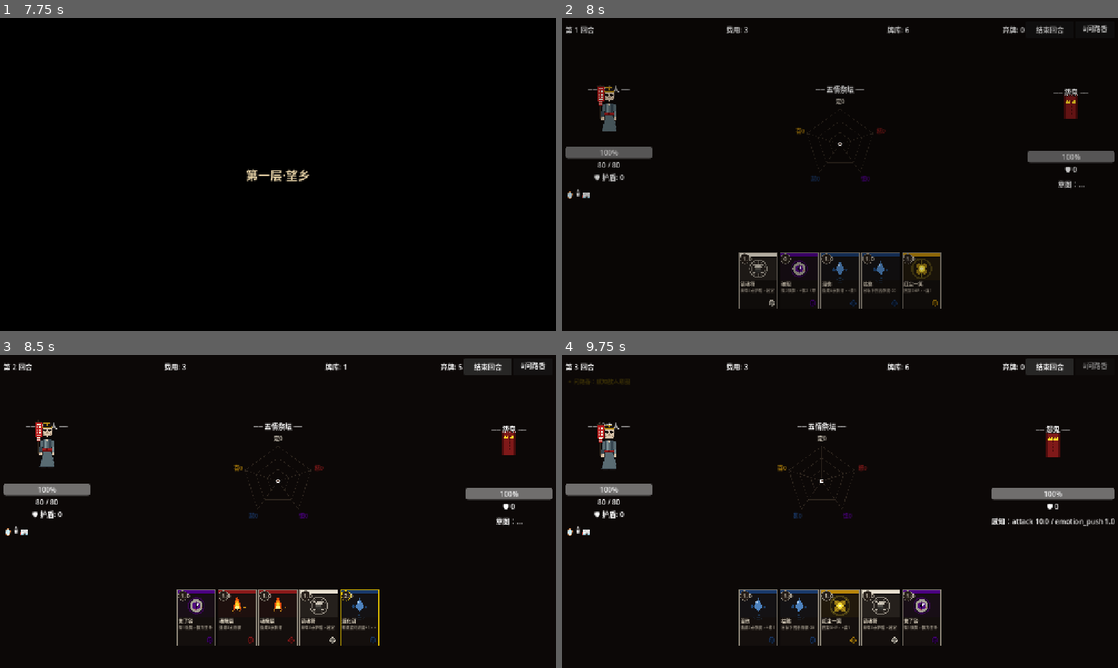
Above: before the commit, frames 1-4 (two rows, left to right).
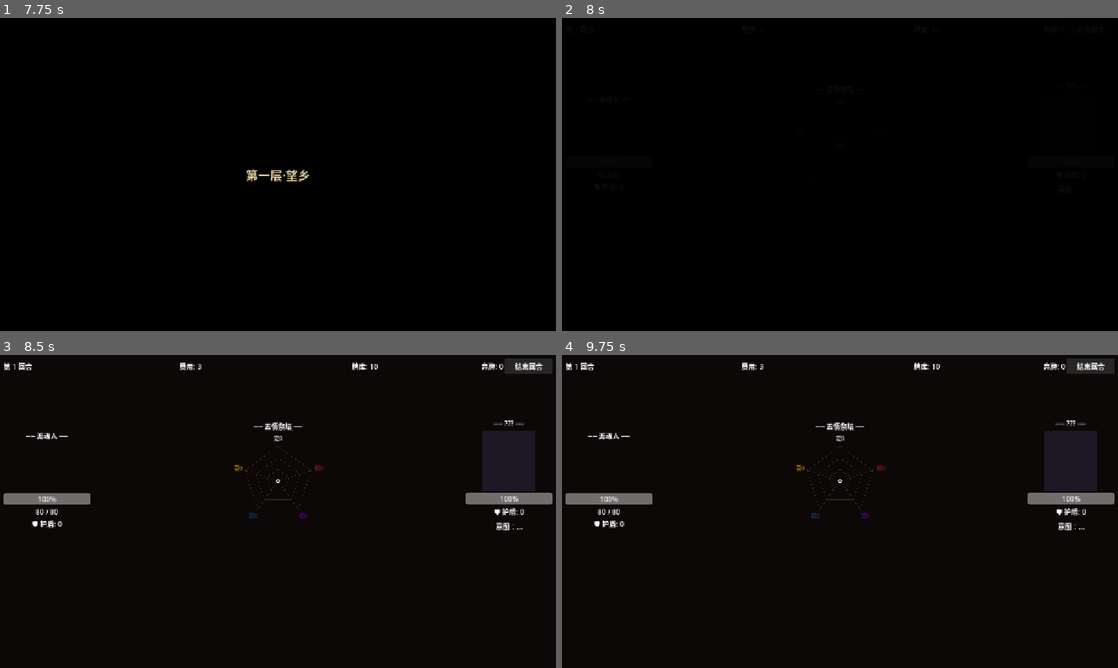
Above: after the commit, the same moments.

Repository: qianhua76123-pixel/soul-ferry
Game: Godot game, scene res://scenes/MainMenu.tscn
Two runs of this game, one before a commit and one after it. Both use one fixed random seed, a clock stepped at 60 frames per second and the inputs below.
Inputs (mouse positions are in pixels of both pictures, inside the frame that each line leads up to):
- Up to frame 1 (7.75 s): tap Enter at 0.5 s; move the mouse to (400, 158) at 0.52 s; click (400, 158) at 0.67 s; move the mouse to (166, 190) at 1.27 s; click (166, 190) at 1.42 s; click "踏 上 旅 途" at 2 s; click "[事] 事件" at 2.75 s; click "[事] 事件" at 3.5 s; click "「让他说完。」" at 4.25 s; click "继续前行" at 5 s; click "[店] 商店" at 5.75 s; click "[战] 战斗" at 6.5 s; click "[战] 战斗" at 7.25 s
- Up to frame 2 (8 s): no input
- Up to frame 3 (8.5 s): click "结束回合" at 8 s
- Up to frame 4 (9.75 s): click (1095, 367) at 8.75 s, where only the run before the commit has a clickable "🕯问路香"; click "结束回合" at 9.5 s

Frame 1 is identical in both runs. In frame 2, 5.6% of the frame differs, in the area x 0-100%, y 2-93%; in frame 3, 7.4%; in frame 4, 8.9%, in the area x 0-100%, y 1-93%.
Error before the commit: Invalid operands 'int' and 'float' in operator '%'. (res://scripts/battle/BattleStateMachine.gd:382)
Error after the commit: Parse Error: Expected expression for match pattern. (res://scripts/battle/BattleScene.gd:150)

Commit message:
fix: int/float 混用导致 '%' 运算符崩溃
根本原因：GDScript 的 '% ' 格式化运算符不接受 float 作为 %d 参数。
BattleStateMachine 中 effect_value * multiplier 返回 float，
被存入 result['value']，传到 _show_popup / _on_card_effect 时崩溃。

修复：
- _on_card_effect: rval = int(result.get('value', 0))
- _show_popup: value = int(result.get('value', 0))
- _update_hud: 所有 %d 格式化变量加 int() 包裹
- 护盾/HP/回合/费用/牌库数量标签全部加 int()
- EndingScene/CardRewardScene/RestScene 同类修复

Diff:
--- a/scripts/battle/BattleScene.gd
+++ b/scripts/battle/BattleScene.gd
@@ -98,7 +98,7 @@
 		_setup_boss_ui(enemy_data)
 
 func _on_player_turn_started(turn: int) -> void:
-	turn_label.text       = "第 %d 回合" % turn
+	turn_label.text       = "第 %d 回合" % int(turn)
 	end_turn_btn.disabled = false
 	du_hua_btn.visible    = false
 	disorder_warning.text = ""
@@ -140,21 +140,22 @@
 
 func _on_card_effect(_card: Dictionary, result: Dictionary) -> void:
 	enemy_hp_bar.value       = state_machine.enemy_hp
-	enemy_shield_label.text  = "🛡 %d" % state_machine.enemy_shield
-	player_shield_label.text = "🛡 %d" % state_machine.player_shield
+	enemy_shield_label.text  = "🛡 %d" % int(state_machine.enemy_shield)
+	player_shield_label.text = "🛡 %d" % int(state_machine.player_shield)
 	_update_hud()
-	# 浮字：根据效果类型选择颜色和位置
 	var rtype = result.get("type","")
-	var rval  = result.get("value", 0)
+	var rval  = int(result.get("value", 0))   # 强制 int，防止 float % int 崩溃
 	if rval > 0:
 		match rtype:
-			"attack","attack_all":
+			"attack","attack_all","attack_lifesteal","attack_dot",
+			"attack_scaling_rage","attack_all_triple","attack_and_weaken_all",
+			"shield_attack","remove_enemy_shield":
 				_spawn_enemy_damage(rval, "damage")
 				SoundManager.play_sfx("attack_hit")
-			"heal","heal_all_buffs":
+			"heal","heal_all_buffs","heal_and_draw","heal_scale_grief","mass_heal_shield":
 				_spawn_player_number(rval, "heal")
 				SoundManager.play_sfx("heal")
-			"shield":
+			"shield","shield_and_draw","reset_shield","balance_emotions":
 				_spawn_player_number(rval, "shield")
 				SoundManager.play_sfx("shield_block")
 	_show_popup(result)
@@ -224,7 +225,7 @@
 	# ── 特殊处理：烧骨片护盾直接加数值 ──
 	if relic_id == "shaogu_pian_shield_2":
 		state_machine.player_shield += 2
-		player_shield_label.text = "🛡 %d" % state_machine.player_shield
+		player_shield_label.text = "🛡 %d" % int(state_machine.player_shield)
 
 	# ── 图标闪光：找到对应 Label，做 modulate 动画 ──
 	_flash_relic_icon(relic_id)
@@ -328,7 +329,7 @@
 			var ename = EmotionManager.get_emotion_name(emotion)
 			var arrow = "↑" if diff > 0 else "↓"
 			spawn_damage_number(abs(diff), "emotion", pos,
-				"%s%s%d" % [ename, arrow, abs(diff)])
+				"%s%s%d" % [ename, arrow, int(abs(diff))])
 
 func _on_disorder_triggered(emotion: String) -> void:
 	disorder_warning.text = "⚠ %s 失调！" % EmotionManager.get_emotion_name(emotion)
@@ -343,7 +344,7 @@
 func _on_player_hp_changed(old_hp: int, new_hp: int) -> void:
 	player_hp_bar.max_value = GameState.max_hp
 	player_hp_bar.value     = new_hp
-	player_hp_label.text    = "%d / %d" % [new_hp, GameState.max_hp]
+	player_hp_label.text    = "%d / %d" % [int(new_hp), int(GameState.max_hp)]
 	# 浮字：受伤/回血
 	var diff = new_hp - old_hp
 	if diff < 0:
@@ -361,12 +362,12 @@
 		_set_player_sprite_state("dead")
 
 func _update_hud() -> void:
-	cost_label.text          = "费用: %d" % DeckManager.current_cost
-	deck_count_label.text    = "牌库: %d" % len(DeckManager.deck)
-	discard_count_label.text = "弃牌: %d" % len(DeckManager.discard_pile)
+	cost_label.text          = "费用: %d" % int(DeckManager.current_cost)
+	deck_count_label.text    = "牌库: %d" % int(len(DeckManager.deck))
+	discard_count_label.text = "弃牌: %d" % int(len(DeckManager.discard_pile))
 	player_hp_bar.max_value  = GameState.max_hp
 	player_hp_bar.value      = GameState.hp
-	player_hp_label.text     = "%d / %d" % [GameState.hp, GameState.max_hp]
+	player_hp_label.text     = "%d / %d" % [int(GameState.hp), int(GameState.max_hp)]
 
 func _refresh_hand() -> void:
 	for card_ui in hand_container.get_children():
@@ -377,9 +378,12 @@
 				card_ui.set_playable(can_afford and EmotionManager.can_play_card(cd))
 
 func _show_popup(result: Dictionary) -> void:
-	var value = result.get("value", 0)
+	var value = int(result.get("value", 0))
 	if value <= 0: return
-	var is_dmg = result.get("type", "") in ["attack", "attack_all"]
+	var is_dmg = result.get("type", "") in [
+		"attack","attack_all","attack_lifesteal","attack_dot",
+		"attack_scaling_rage","attack_all_triple","attack_and_weaken_all",
+		"shield_attack","remove_enemy_shield"]
 	var lbl = Label.new()
 	lbl.text = ("-%d" if is_dmg else "+%d") % value
 	lbl.add_theme_color_override("font_color", Color.RED if is_dmg else Color.GREEN)
@@ -532,7 +536,7 @@
 	var title  = buff.get("display_name", "???")
 	var tip    = buff.get("tooltip", "")
 	var stacks = buff.get("stacks", 0)
-	_tooltip_label.text    = "%s ×%d\n%s" % [title, stacks, tip]
+	_tooltip_label.text    = "%s ×%d\n%s" % [title, int(stacks), tip]
 	_tooltip_panel.visible = true
 	var pos = anchor.get_global_rect().position
 	_tooltip_panel.position = Vector2(clamp(pos.x - 60, 4, 1080), max(pos.y - 72, 4))
--- a/scripts/rest/RestScene.gd
+++ b/scripts/rest/RestScene.gd
@@ -175,7 +175,7 @@
 func _update_status() -> void:
 	var hp_lbl = get_node_or_null("UI/HPStatus")
 	if hp_lbl:
-		hp_lbl.text = "HP: %d / %d" % [GameState.hp, GameState.max_hp]
+		hp_lbl.text = "HP: %d / %d" % [int(GameState.hp), int(GameState.max_hp)]
 	status_label.text = "• 回复HP：恢复最大HP的30%%\n• 升级牌卡：费用-1 + 效果值+25%%\n\n当前HP：%d / %d" % [
 		GameState.hp, GameState.max_hp]
 
--- a/scripts/ui/CardRewardScene.gd
+++ b/scripts/ui/CardRewardScene.gd
@@ -56,4 +56,4 @@
 	TransitionManager.change_scene("res://scenes/MapScene.tscn")
 
 func _update_gold() -> void:
-	gold_label.text = "💰 %d" % GameState.gold
+	gold_label.text = "💰 %d" % int(GameState.gold)
--- a/scripts/ui/EndingScene.gd
+++ b/scripts/ui/EndingScene.gd
@@ -218,10 +218,10 @@
 	stats.append({"key": "牌库规模", "value": "%d 张" % (len(DeckManager.deck) + len(DeckManager.hand) + len(DeckManager.discard_pile))})
 	var ach_count = AchievementManager.get_achievement_count()
 	var ach_total = AchievementManager.ACHIEVEMENTS.size()
-	stats.append({"key": "成就进度", "value": "%d / %d" % [ach_count, ach_total]})
+	stats.append({"key": "成就进度", "value": "%d / %d" % [int(ach_count), int(ach_total)]})
 	var gs = AchievementManager.get_stats()
-	stats.append({"key": "累计游玩", "value": "%d 局" % gs.get("total_runs", 0)})
-	stats.append({"key": "累计渡化", "value": "%d 次" % gs.get("total_du_hua", 0)})
+	stats.append({"key": "累计游玩", "value": "%d 局" % int(gs.get("total_runs", 0))})
+	stats.append({"key": "累计渡化", "value": "%d 次" % int(gs.get("total_du_hua", 0))})
 	if ending_type == "success":
 		stats.append({"key": "通关类型", "value": "✓ 渡魂成功"})
 	elif ending_type == "lost":
